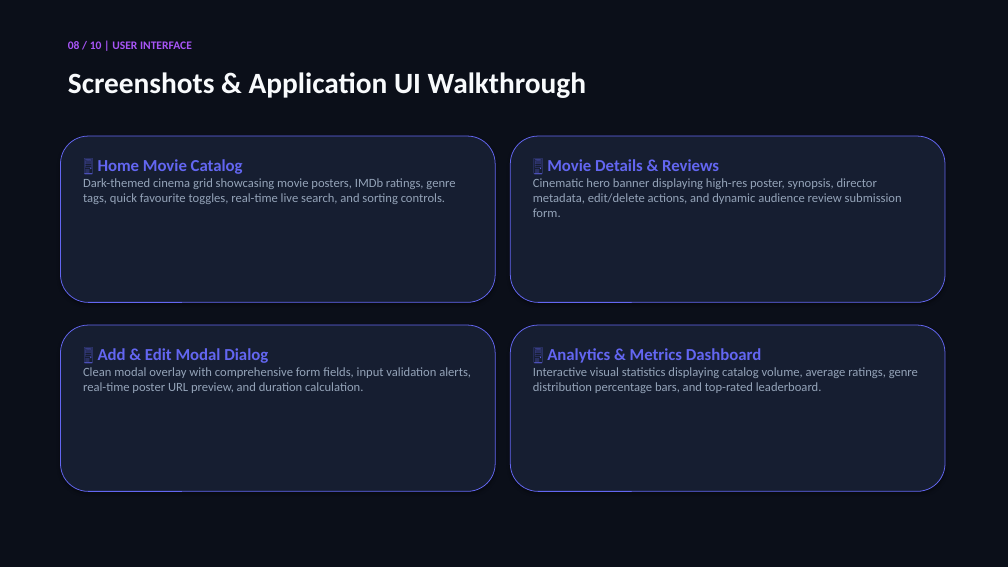
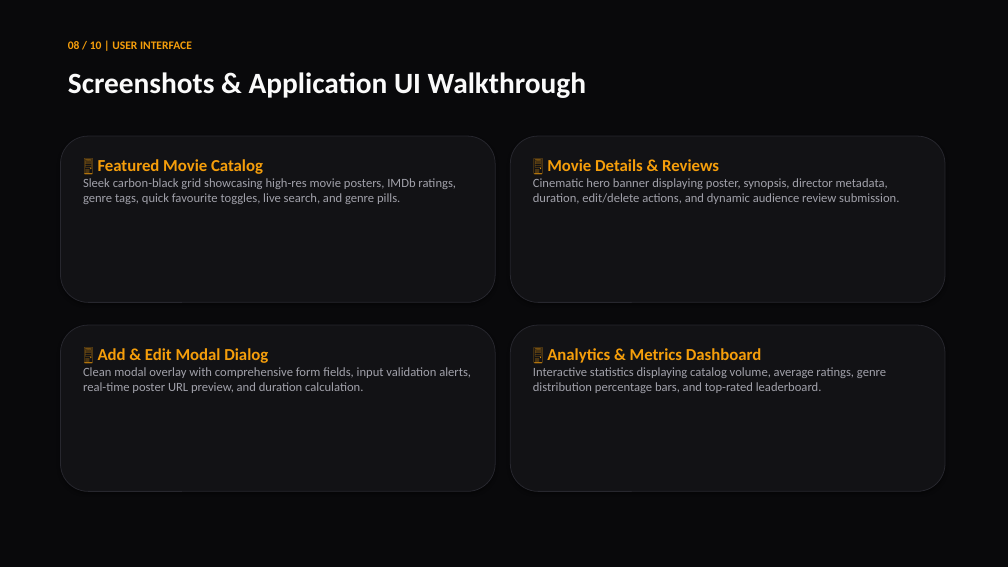
Before and after one commit to Samarth-Varma-M/cineverse-mern-project, a slide deck: slide 8 of presentation/CineVerse_MERN_Project_Presentation.pptx. Drawn at 1008x567 pixels with LibreOffice and Linux fonts; fonts in the diff are those of the drawing. Boxes give left, top, right and bottom in pixels: in the first picture for what was removed or moved away, otherwise in the second. Text is boxed around its words. In the diff, an @@ line names an element or a change of style, - is before the commit and + after.

Commit message:
feat: overhaul UI to sleek matte black, expand catalog to 36+ movies, add debounced search, clean clutter

```diff
--- a/presentation/CineVerse_MERN_Project_Presentation.pptx
+++ b/presentation/CineVerse_MERN_Project_Presentation.pptx
@@ rectangle at <box>0,0,1008,567</box>: fill #0B0F19 to #09090B @@
@@ text "08 / 10 | USER ..." at <box>68,41,192,49</box>: text colour #A855F7 to #F59E0B @@
@@ fill #161E31 to #121215; outline #6366F1 0.75 pt to #27272E 0.75 pt in 4 elements at <box>510,136,945,302</box>, <box>60,325,495,492</box>, <box>510,325,945,492</box>, <box>60,136,495,302</box> @@
@@ text at <box>83,159,456,204</box>: text changed; text colour #94A3B8 to #A1A1AA @@
-🖥️ Home Movie Catalog
-Dark-themed cinema grid showcasing movie posters, IMDb ratings, genre tags, quick favourite toggles, real-time live search, and sorting controls.
+🖥️ Featured Movie Catalog
+Sleek carbon-black grid showcasing high-res movie posters, IMDb ratings, genre tags, quick favourite toggles, live search, and genre pills.
@@ text at <box>533,178,899,204</box>: text changed; text colour #94A3B8 to #A1A1AA @@
-Cinematic hero banner displaying high-res poster, synopsis, director metadata, edit/delete actions, and dynamic audience review submission form.
+Cinematic hero banner displaying poster, synopsis, director metadata, duration, edit/delete actions, and dynamic audience review submission.
@@ text at <box>547,159,719,171</box>: text colour #6366F1 to #F59E0B in "🖥️ Movie Details & Reviews" @@
@@ text "🖥️ Add & Edit Modal ..." at <box>83,348,471,393</box>: text colour #6366F1 to #F59E0B in "🖥️ Add & Edit Modal Dialog"; text colour #94A3B8 to #A1A1AA in "Clean modal overlay with comprehensive form fields, ..." @@
@@ text at <box>547,348,761,363</box>: text colour #6366F1 to #F59E0B in "🖥️ Analytics & Metrics Dashboard" @@
@@ text at <box>533,367,886,393</box>: text changed; text colour #94A3B8 to #A1A1AA @@
-Interactive visual statistics displaying catalog volume, average ratings, genre distribution percentage bars, and top-rated leaderboard.
+Interactive statistics displaying catalog volume, average ratings, genre distribution percentage bars, and top-rated leaderboard.
```
Also in this commit, not shown: 9 other slides changed, 11 other files.
